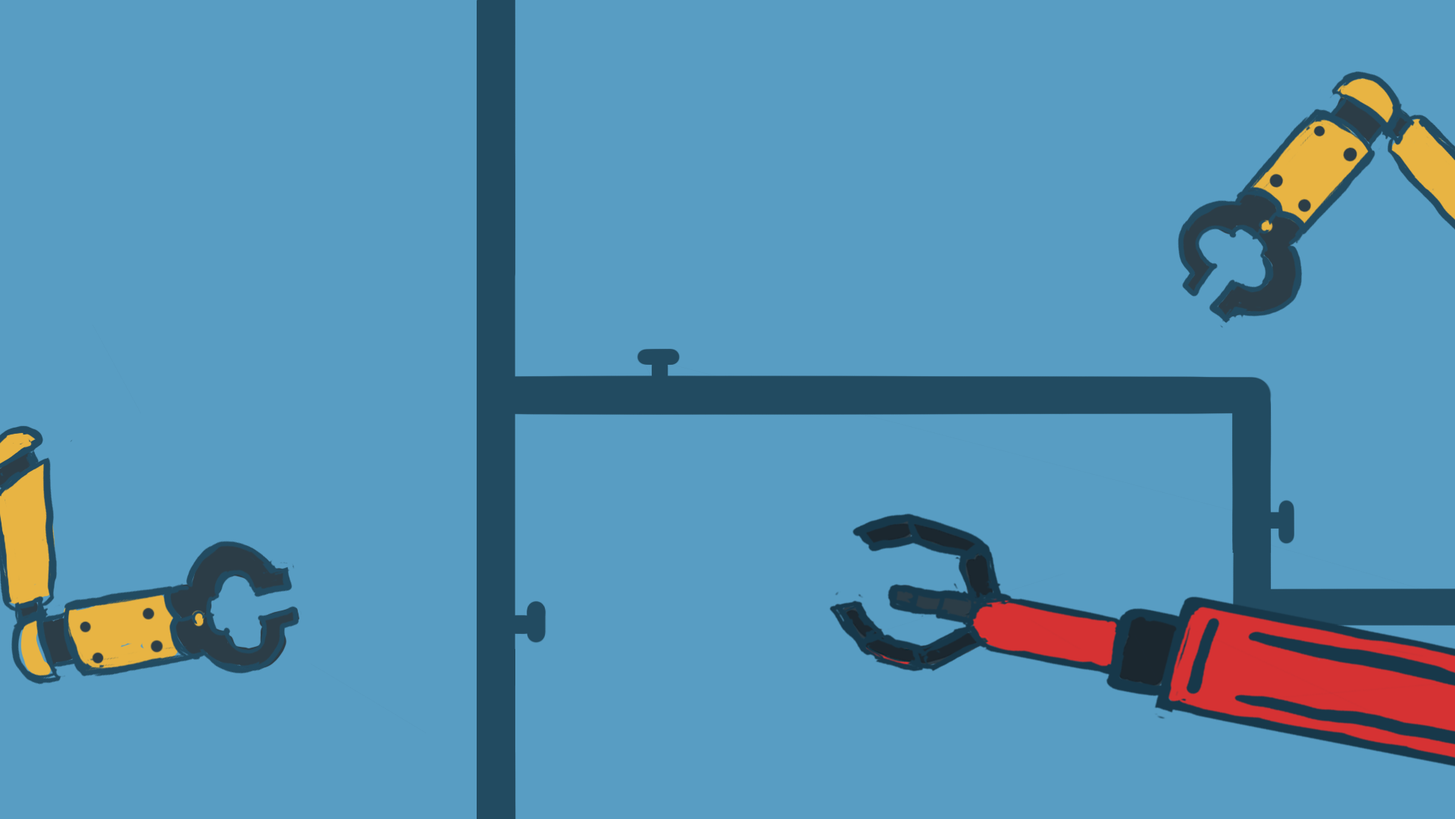
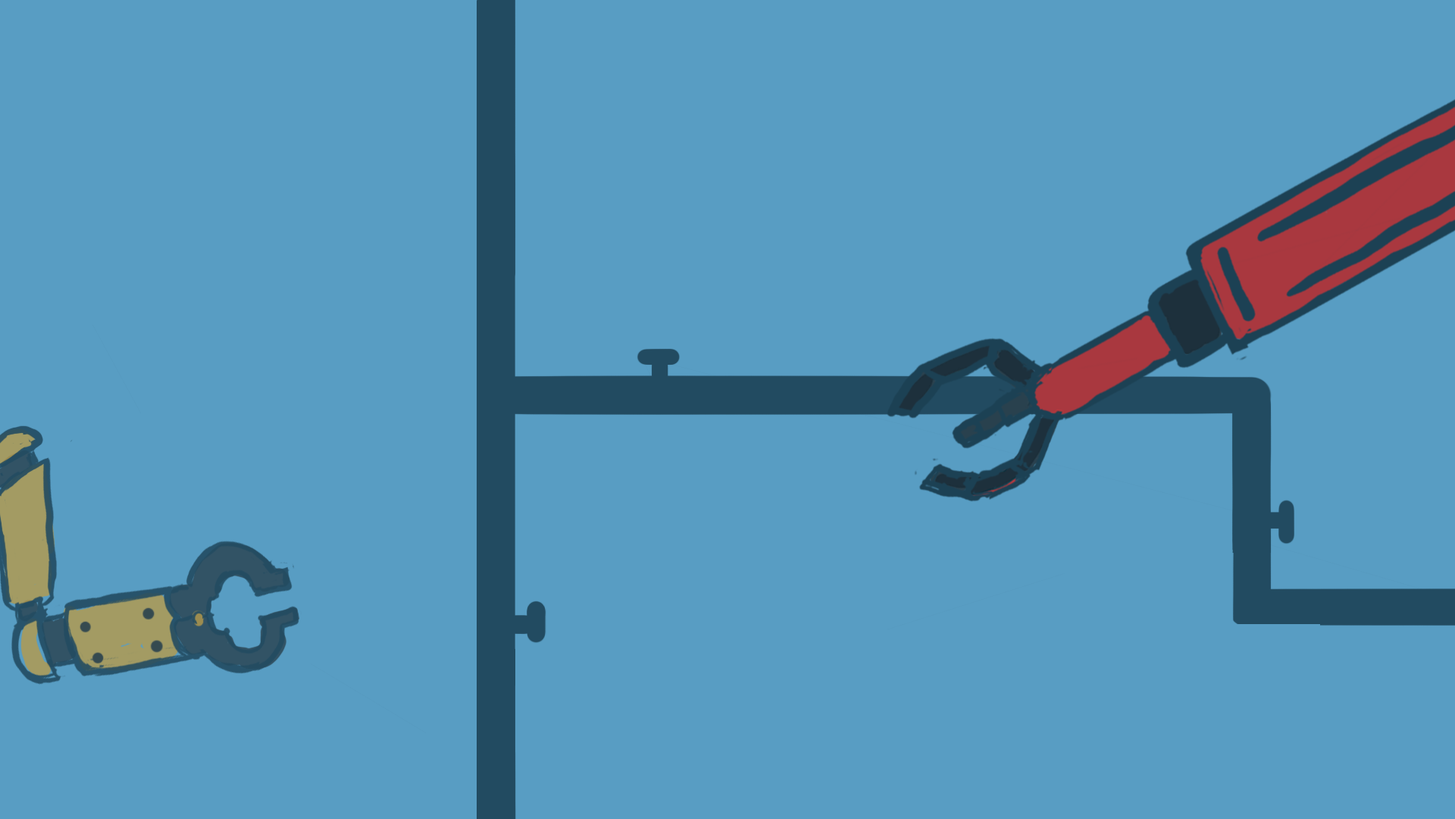
Layers edited between the first and the second 1455x819 image:
painted on "long arm" over [829, 98, 1455, 767]
painted on "colors" over [841, 104, 1455, 763]
hid "robot arm r", opacity 100% → 90%, painted on it over [1177, 70, 1455, 329]
hid "yellow r", opacity 100% → 80%, painted on it over [1251, 77, 1455, 234]
hid "blue r", opacity 100% → 80%, painted on it over [1180, 93, 1412, 320]
"robot arm l": opacity 100% → 90%, painted on it over [0, 425, 300, 684]
"yellow l": opacity 100% → 80%, painted on it over [0, 427, 206, 678]
"blue l": opacity 100% → 80%, painted on it over [0, 449, 300, 670]
